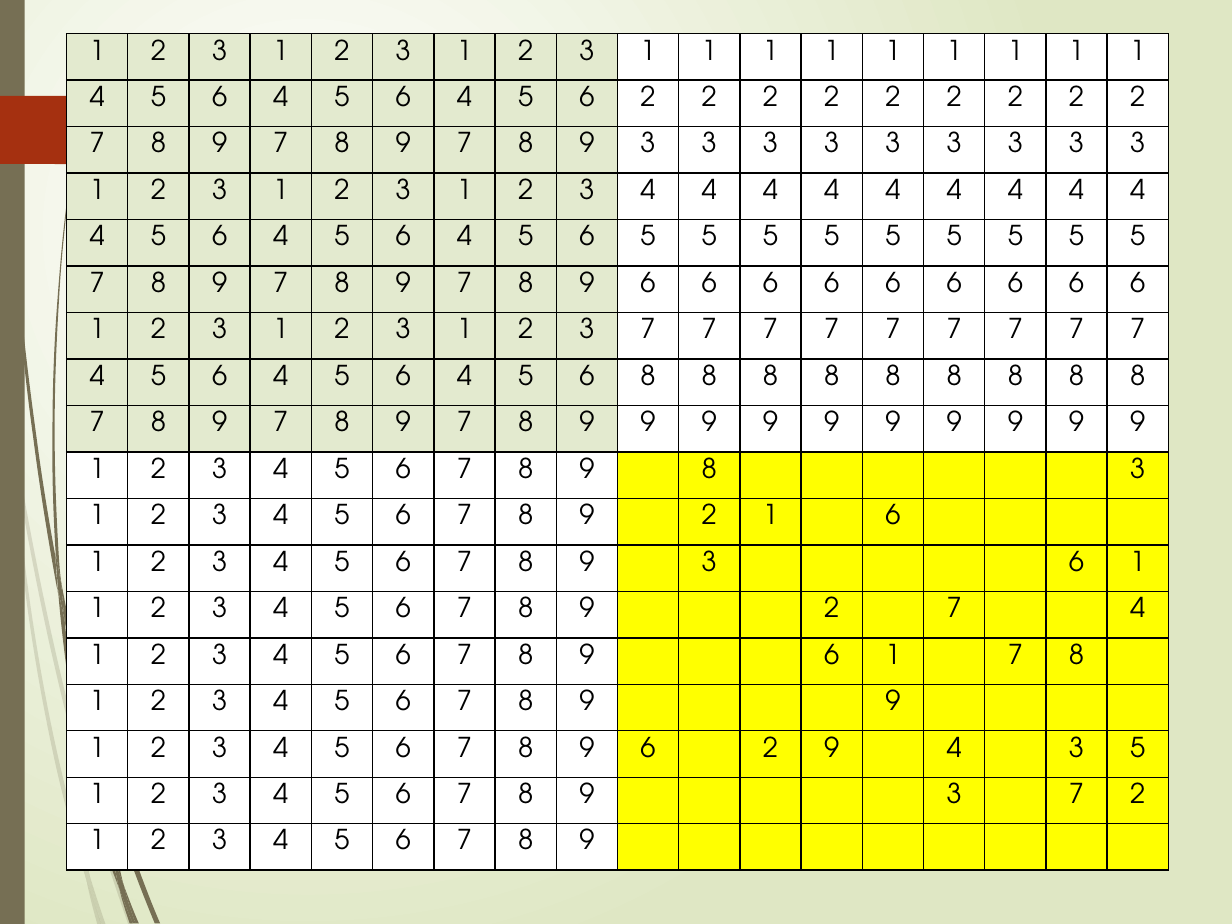
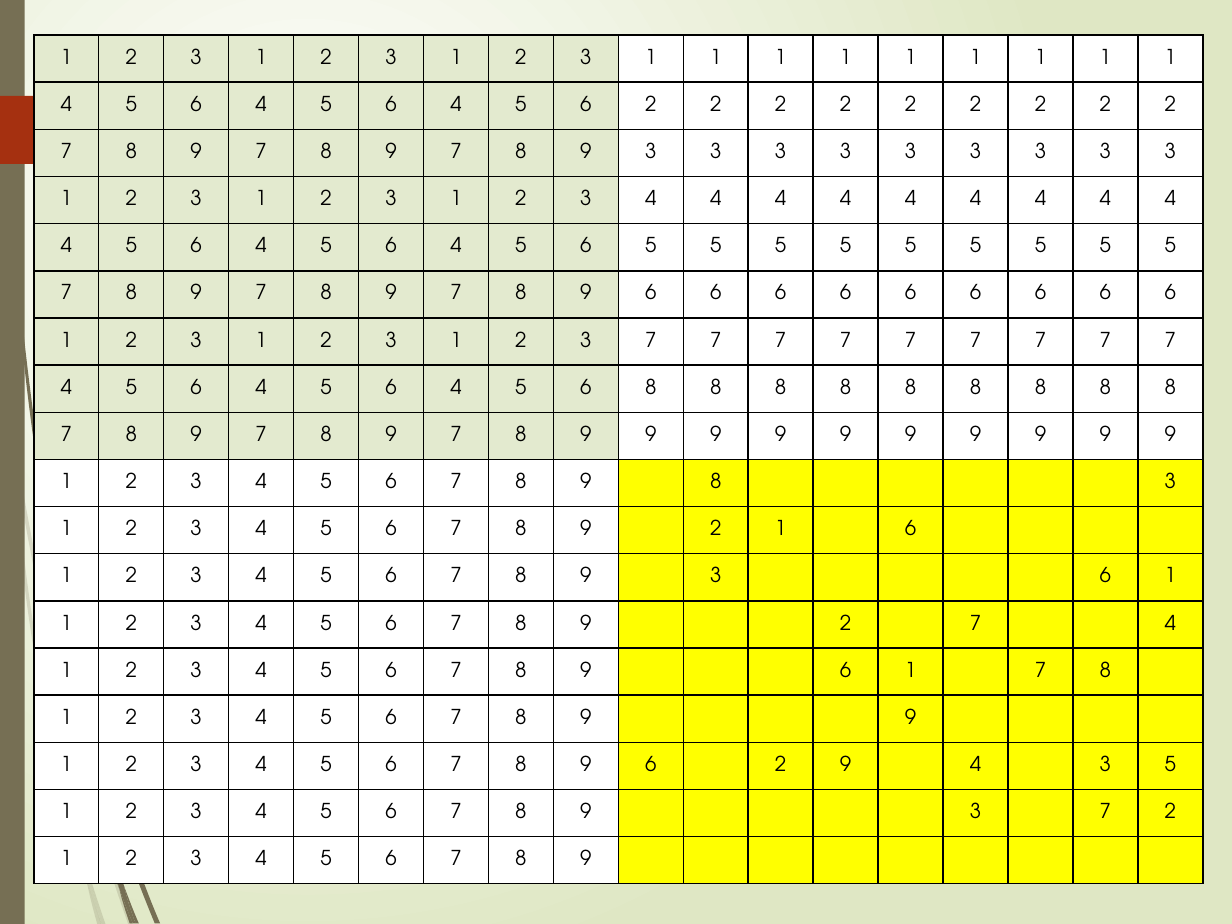
Before and after one commit to TeacherPeng/AlgorithmAnalysis, a slide deck: slide 52 of 教案/第1章 算法设计.pptx. Drawn at 1232x924 pixels with LibreOffice and Linux fonts; fonts in the diff are those of the drawing. Boxes give left, top, right and bottom in pixels: in the first picture for what was removed or moved away, otherwise in the second. Text is boxed around its words. In the diff, an @@ line names an element or a change of style, - is before the commit and + after.

```diff
--- a/教案/第1章 算法设计.pptx
+++ b/教案/第1章 算法设计.pptx
@@ table at (33, 34, 1209, 883) @@
@@ size 16 to 12 pt @@
@@ table: place and size @@
-table at (67, 33, 1175, 870)
+table at (33, 34, 1209, 883)
```
Also in this commit, not shown: 2 other slides changed, 1 other file.
